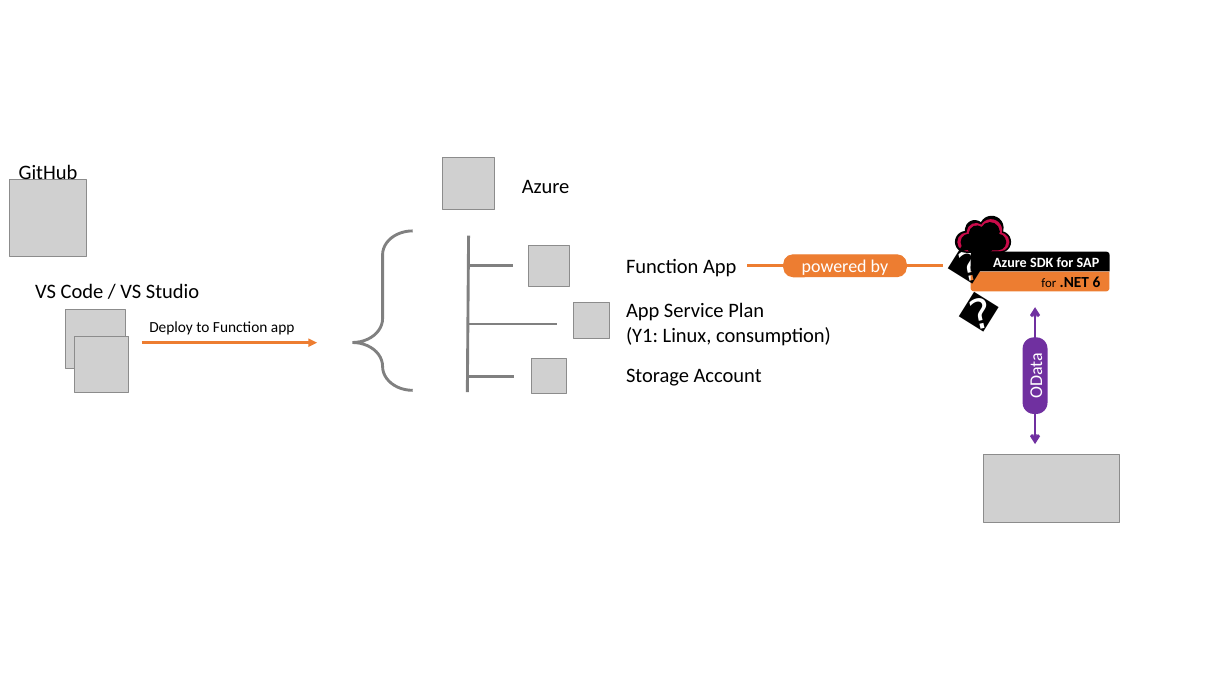
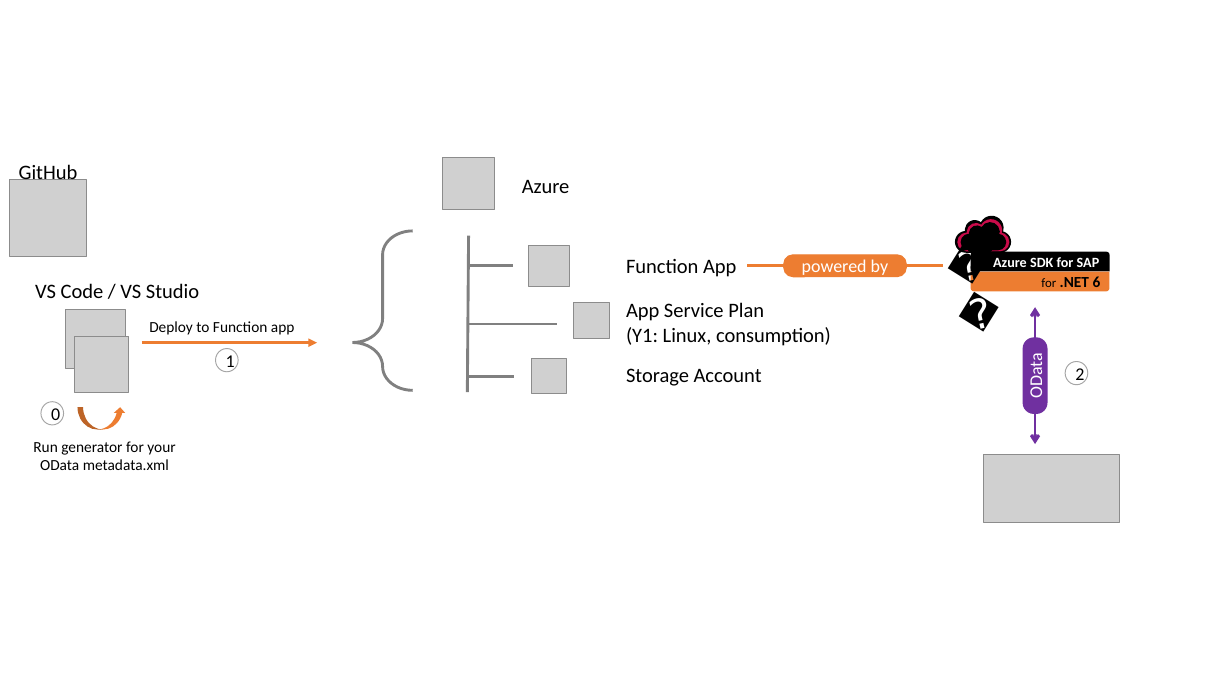
Before and after one commit to Azure/azure-sdk-for-sap-odata, a slide deck: slide 4 of assets/drawings.pptx. Drawn at 1232x693 pixels with LibreOffice and Linux fonts; fonts in the diff are those of the drawing; grey boxes stand for pictures. Boxes give left, top, right and bottom in pixels: in the first picture for what was removed or moved away, otherwise in the second. Text is boxed around its words. In the diff, an @@ line names an element or a change of style, - is before the commit and + after.

Commit message:
generator mentioned in process flow

```diff
--- a/assets/drawings.pptx
+++ b/assets/drawings.pptx
@@ ellipse added at (215, 348, 238, 372), outline #A5A5A5 0.75 pt, 14 pt, text #000000 @@
+1
@@ ellipse added at (1066, 361, 1089, 384), outline #A5A5A5 0.75 pt, 14 pt, text #000000 @@
+2
@@ ellipse added at (41, 402, 64, 425), outline #A5A5A5 0.75 pt, 14 pt, text #000000 @@
+0
@@ curved up arrow added at (78, 408, 126, 430), fill #ED7D31 @@
@@ text added at (33, 441, 175, 470), 12 pt, text #000000 @@
+Run generator for your OData metadata.xml
```
Also in this commit, not shown: 2 other files.
